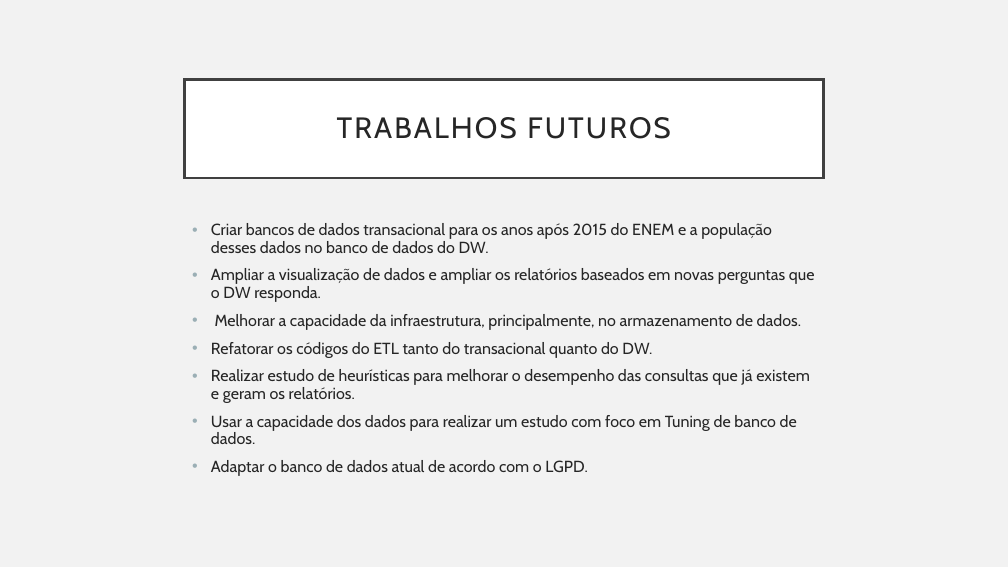
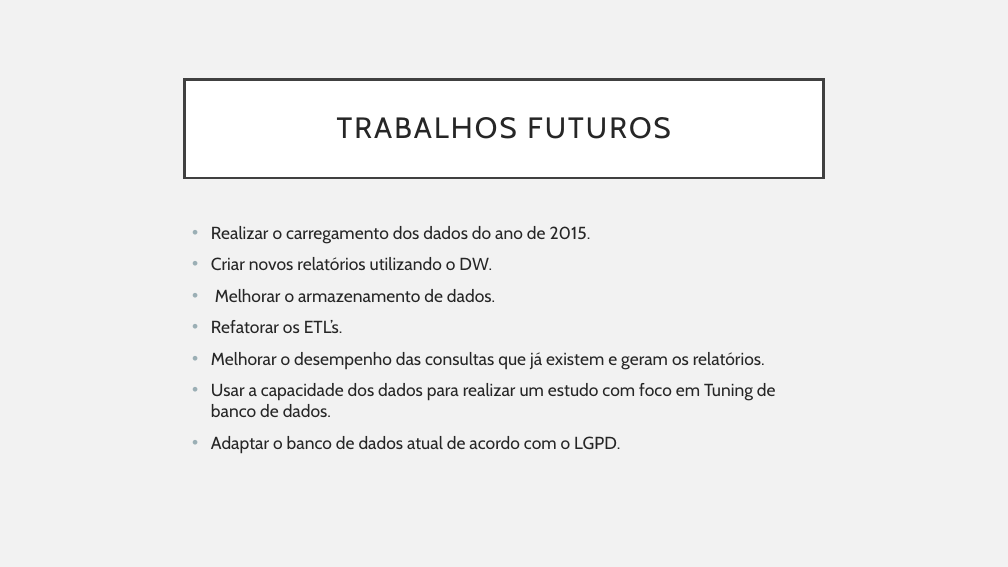
Before and after one commit to martins9/repositoriomonografia, a slide deck: slide 26 of Apresentação_Monografia.pptx (slide 30 before the commit). Drawn at 1008x567 pixels with LibreOffice and Linux fonts; fonts in the diff are those of the drawing. Boxes give left, top, right and bottom in pixels: in the first picture for what was removed or moved away, otherwise in the second. Text is boxed around its words. In the diff, an @@ line names an element or a change of style, - is before the commit and + after.

```diff
--- a/Apresentação_Monografia.pptx
+++ b/Apresentação_Monografia.pptx
@@ text at [211, 226, 765, 369]: text changed; size 15.3 to 16.6 pt @@
-• Criar bancos de dados transacional para os anos após 2015 do ENEM e a população desses dados no banco de dados do DW.
-• Ampliar a visualização de dados e ampliar os relatórios baseados em novas perguntas que o DW responda.
-• Melhorar a capacidade da infraestrutura, principalmente, no armazenamento de dados.
-• Refatorar os códigos do ETL tanto do transacional quanto do DW.
-• Realizar estudo de heurísticas para melhorar o desempenho das consultas que já existem e geram os relatórios.
+• Realizar o carregamento dos dados do ano de 2015.
+• Criar novos relatórios utilizando o DW.
+• Melhorar o armazenamento de dados.
+• Refatorar os ETL’s.
+• Melhorar o desempenho das consultas que já existem e geram os relatórios.
@@ text at [211, 383, 776, 453]: size 15.3 to 16.6 pt in "Usar a capacidade dos dados para realizar ...", "Adaptar o banco de dados atual de ..."; line spacing 0.9 to 1 @@
```
Also in this commit, not shown: 10 other slides changed, 1 slide added, 5 slides removed, 1 other file.
